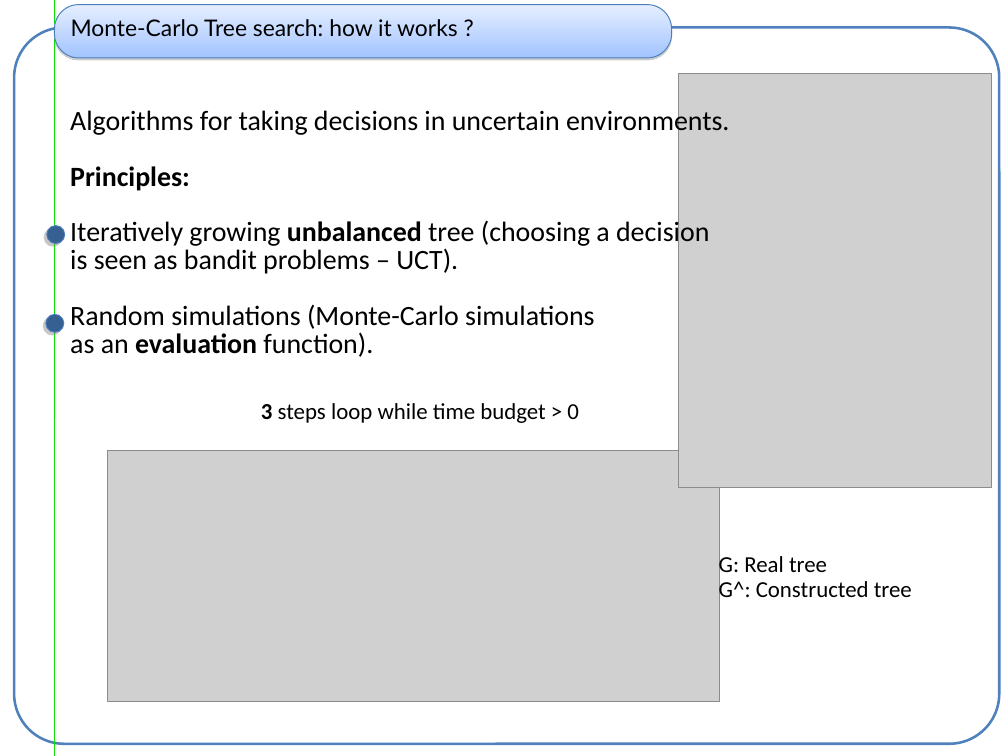
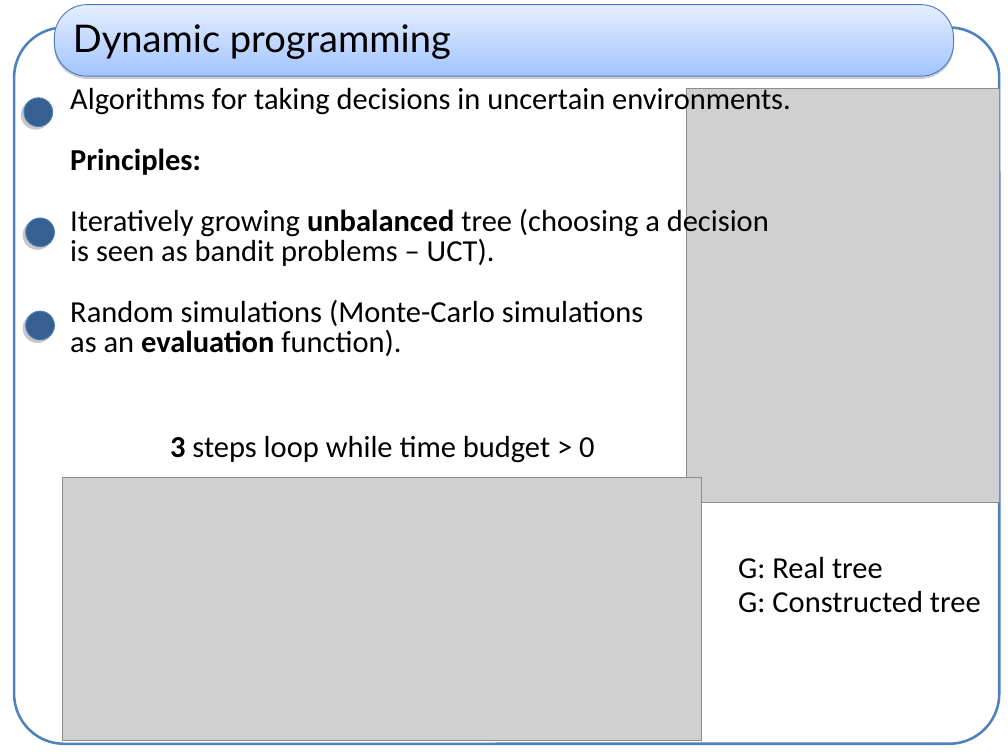
Before and after one commit to haspeleo/Android-Dev, a slide deck: slide 4 of MCTS/mcts_xp.ppt. Drawn at 1008x756 pixels with LibreOffice and Linux fonts; fonts in the diff are those of the drawing; grey boxes stand for pictures. Boxes give left, top, right and bottom in pixels: in the first picture for what was removed or moved away, otherwise in the second. Text is boxed around its words. In the diff, an @@ line names an element or a change of style, - is before the commit and + after.

```diff
--- a/MCTS/mcts_xp.ppt
+++ b/MCTS/mcts_xp.ppt
@@ line removed from (55, 0) to (55, 756) @@
@@ rounded rectangle removed at [55,5,672,58] @@
-Monte-Carlo Tree search: how it works ?
@@ rounded rectangle added at [55,5,954,76], fill gradient #E5EEFF to #A3C4FF, outline #4A7EBB 0.74 pt, 30 pt, text #000000 @@
+Dynamic programming
@@ text "Algorithms for taking decisions in ...": place and size @@
-text "Algorithms for taking decisions in ..." at [70,107,729,357]
+text "Algorithms for taking decisions in ..." at [70,84,791,356]
@@ text "Algorithms for taking decisions in ..." at [70,84,791,356]: size 22 to 24 pt @@
@@ picture: place and size @@
-picture at [680,73,992,488]
+picture at [687,89,1000,503]
@@ ellipse added at [24,98,52,126], fill #376092, outline #4A7EBB 0.74 pt @@
@@ ellipse: place and size @@
-ellipse at [47,226,65,244]
+ellipse at [26,218,54,246]
@@ ellipse: place and size @@
-ellipse at [46,315,64,333]
+ellipse at [26,311,54,339]
@@ text "3 steps loop while time ...": place and size @@
-text "3 steps loop while time ..." at [261,403,579,423]
+text "3 steps loop while time ..." at [170,435,594,463]
@@ text "3 steps loop while time ..." at [170,435,594,463]: size 18 to 24 pt @@
@@ picture: place and size @@
-picture at [108,450,720,702]
+picture at [62,477,702,741]
@@ text "G: Real tree": place and size @@
-text "G: Real tree" at [719,552,912,604]
+text "G: Real tree" at [738,556,981,613]
@@ text at [738,556,883,579]: size 18 to 24 pt in "G: Real tree" @@
@@ text at [738,590,981,613]: text changed; size 18 to 24 pt @@
-G^: Constructed tree
+G: Constructed tree
```
Also in this commit, not shown: 9 other slides changed, 3 other files.
